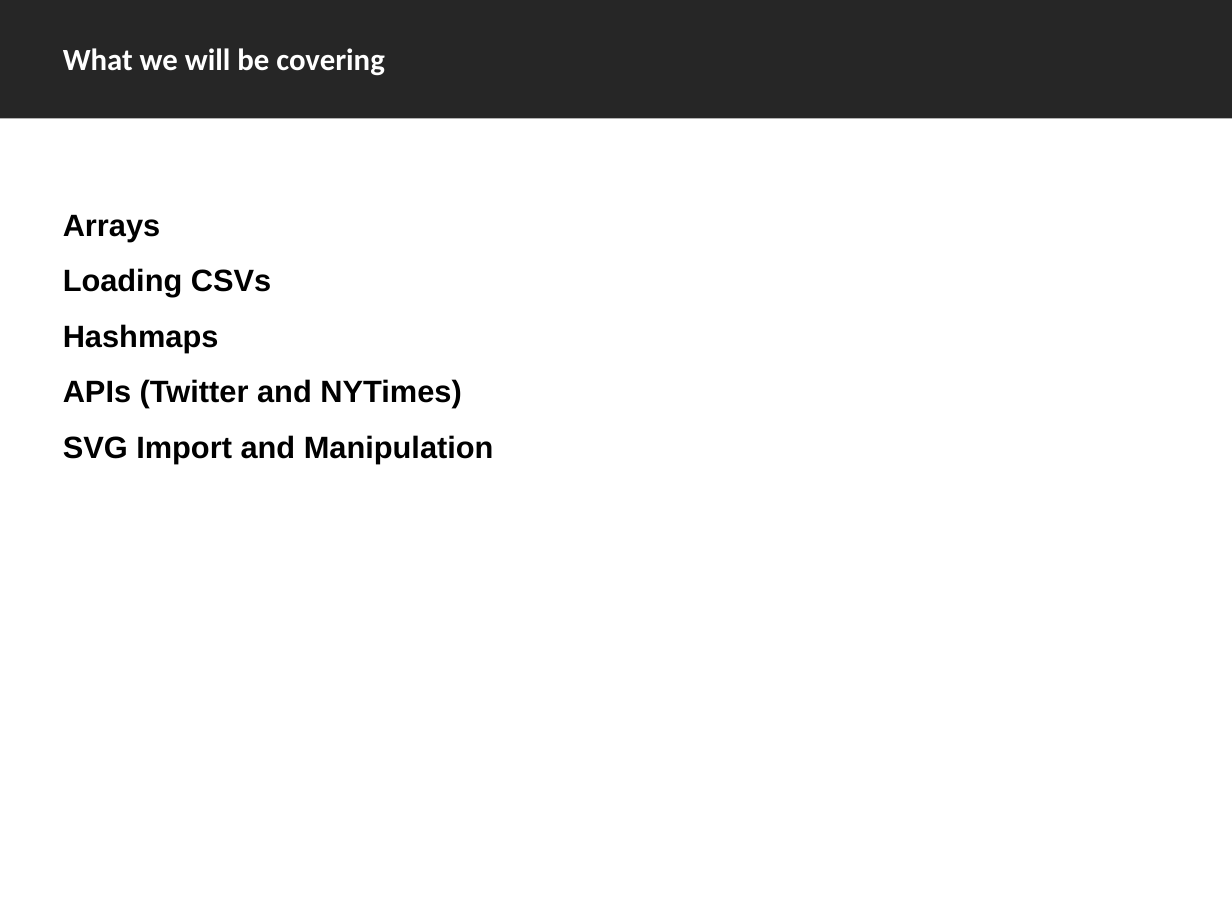
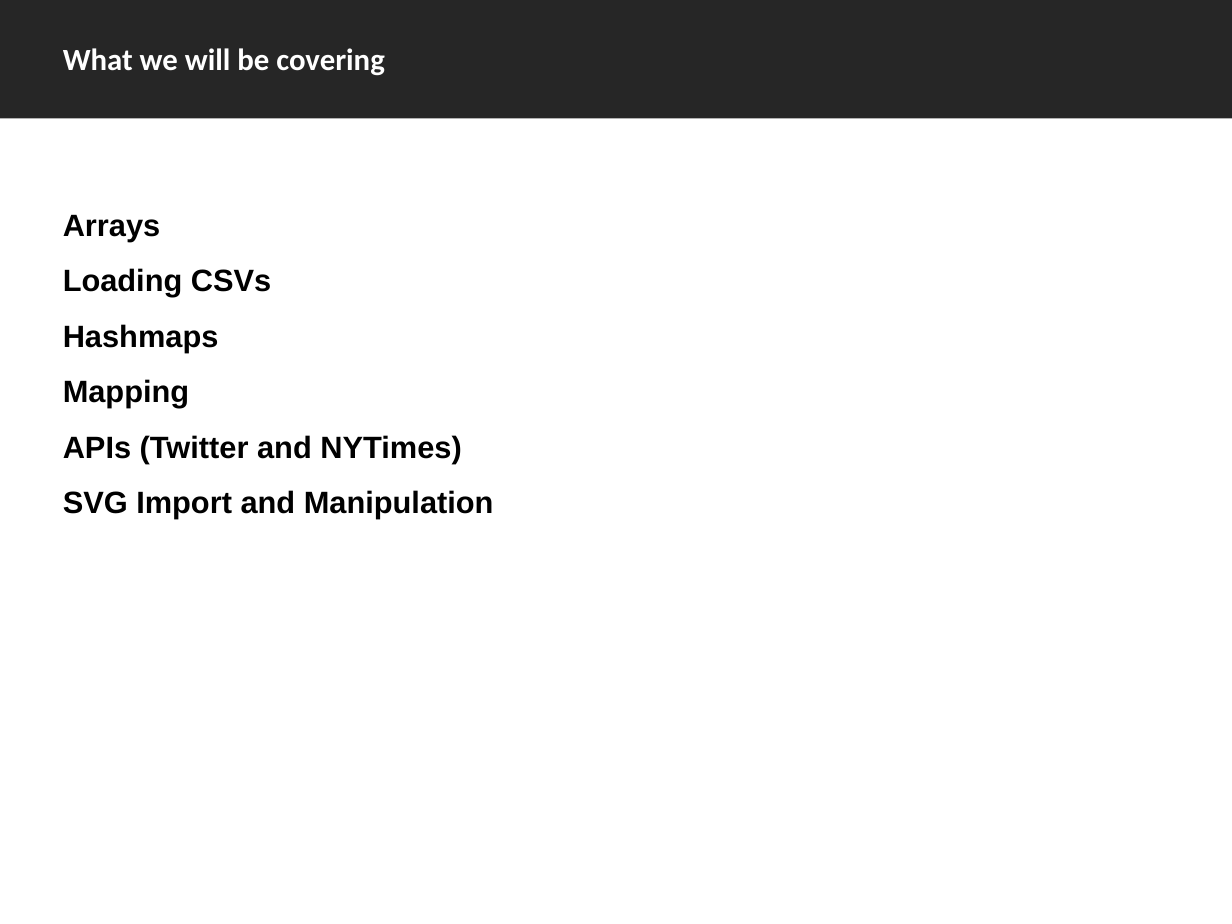
Before and after one commit to itpresidents/2013_data_processing, a slide deck: slide 8 of processing_data.pptx. Drawn at 1232x924 pixels with LibreOffice and Linux fonts; fonts in the diff are those of the drawing. Boxes give left, top, right and bottom in pixels: in the first picture for what was removed or moved away, otherwise in the second. Text is boxed around its words. In the diff, an @@ line names an element or a change of style, - is before the commit and + after.

```diff
--- a/processing_data.pptx
+++ b/processing_data.pptx
@@ text at [63,379,189,408]: paragraph added @@
+Mapping
```
Also in this commit, not shown: 12 other files.
